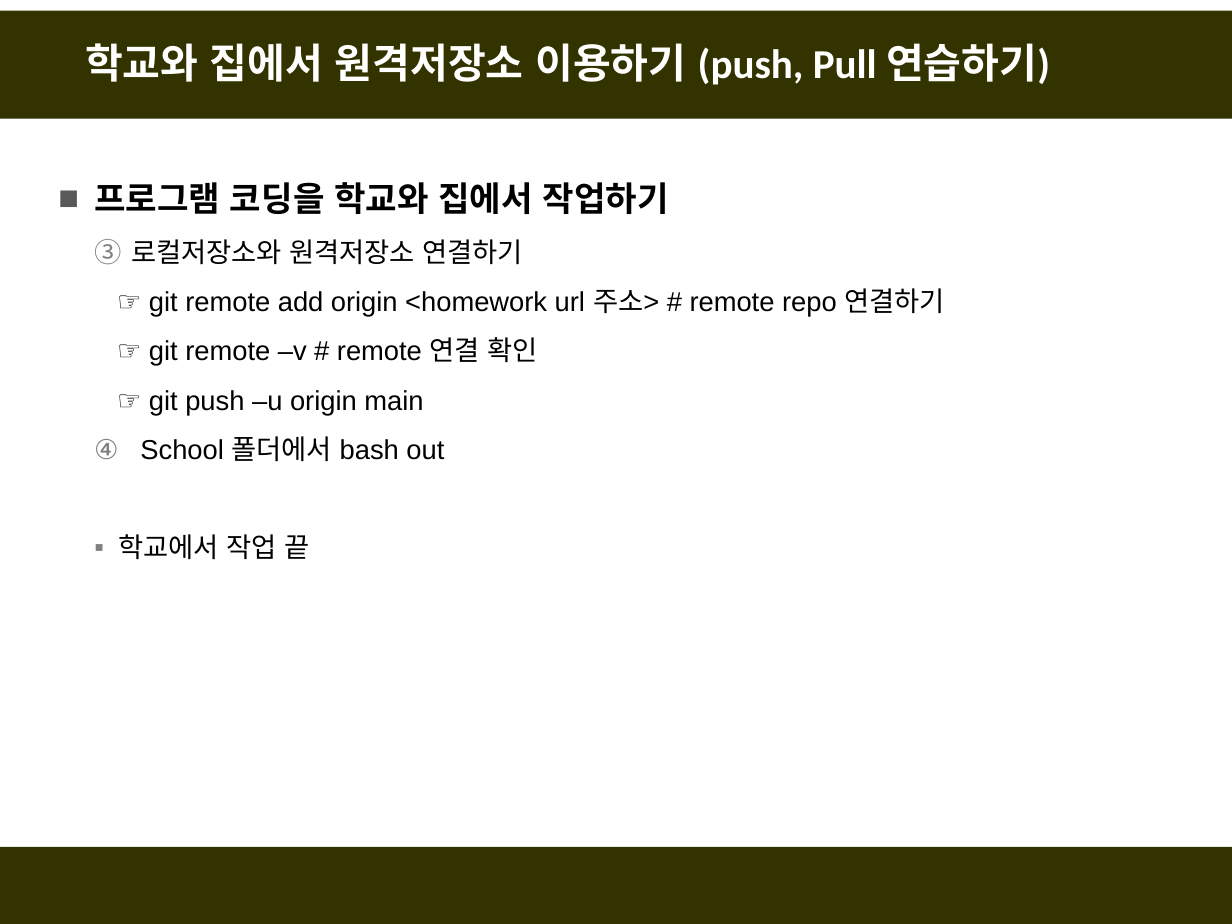
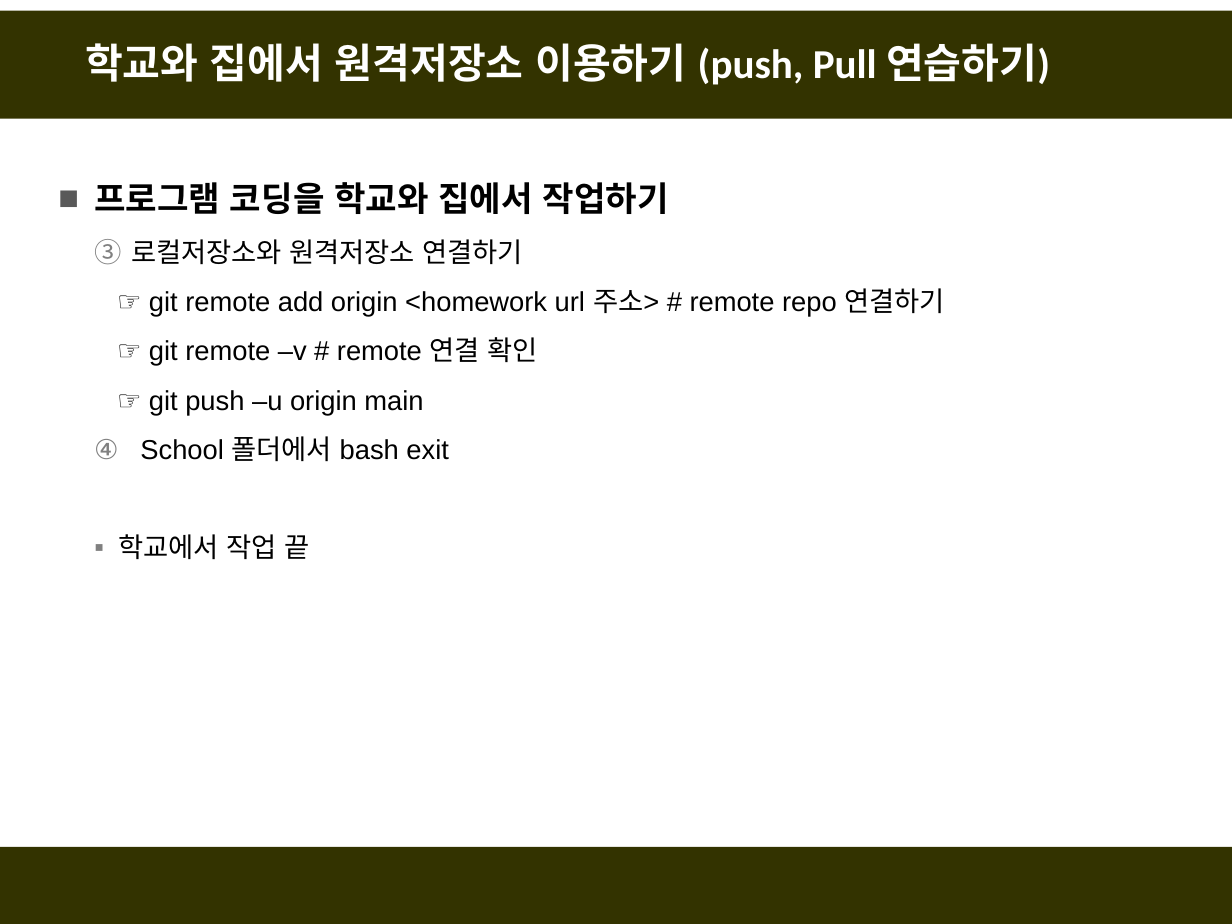
Before and after one commit to fasthill/github-lecture, a slide deck: slide 36 of git및github첫걸음2-원격저장소만들기.pptx. Drawn at 1232x924 pixels with LibreOffice and Linux fonts; fonts in the diff are those of the drawing. Boxes give left, top, right and bottom in pixels: in the first picture for what was removed or moved away, otherwise in the second. Text is boxed around its words. In the diff, an @@ line names an element or a change of style, - is before the commit and + after.

```diff
--- a/git및github첫걸음2-원격저장소만들기.pptx
+++ b/git및github첫걸음2-원격저장소만들기.pptx
@@ text at box(140, 436, 448, 462): text changed @@
-  4. School 폴더에서 bash out
+  4. School 폴더에서 bash exit
```
Also in this commit, not shown: 7 other slides changed, 1 slide removed.
